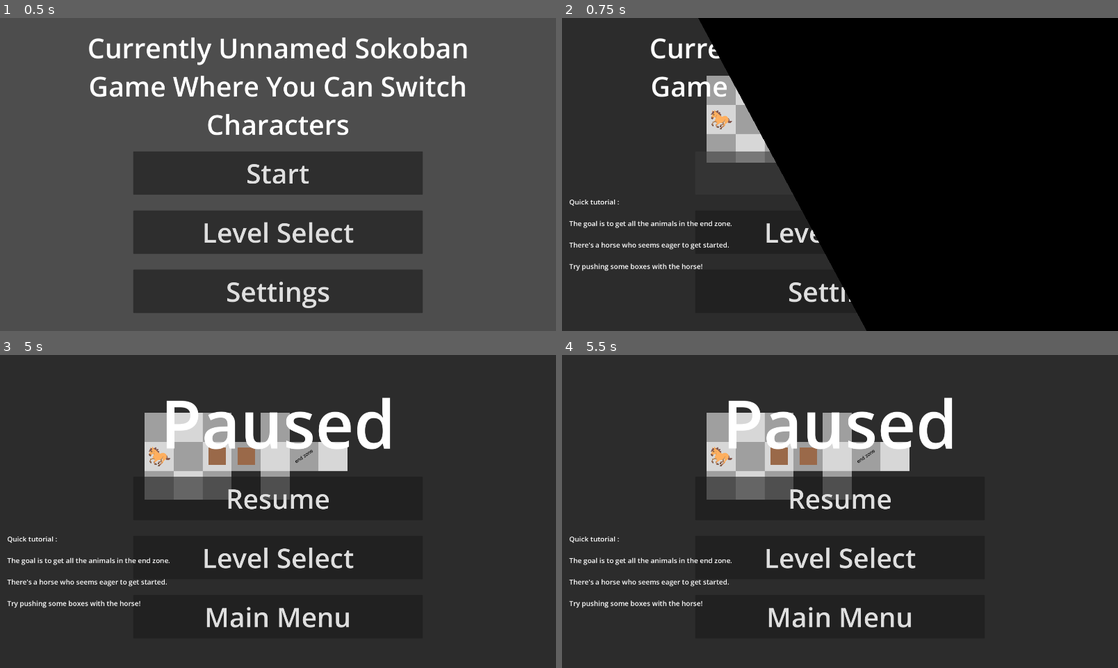
Above: before the commit, frames 1-4 (two rows, left to right).
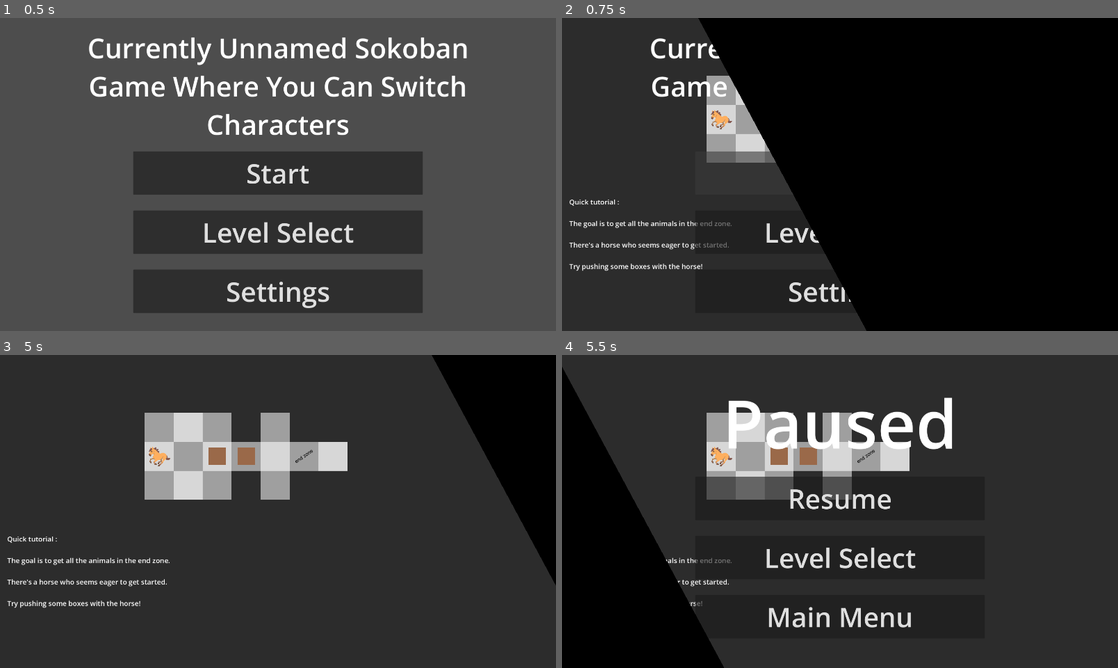
Above: after the commit, the same moments.

Repository: somestufz/GDS-Game-Jam-Repo
Game: Godot game, scene res://scenes/main/game.tscn
The game is run twice, just before and just after one commit, with the same random seed, the same clock (stepped at 60 frames per second) and the same inputs.
Inputs (mouse positions are in pixels of both pictures, inside the frame that each line leads up to):
- Up to frame 1 (0.5 s): no input
- Up to frame 2 (0.75 s): click "Start" at 0.5 s
- Up to frame 3 (5 s): tap Enter at 1.25 s; move the mouse to (400, 495) at 1.27 s; hold D (move_right) 1.28-2 s; tap Space (ability) at 1.35 s; click (400, 495) at 1.42 s; tap R (restart) every 0.75 s from 2 to 4.25 s; drag from (166, 527) to (305, 455) at 2.02 s; move the mouse to (333, 442) at 2.77 s; hold D (move_right) 2.78-3.5 s; tap Z (undo) at 2.85 s; drag from (250, 574) to (111, 464) at 3.52 s; move the mouse to (444, 558) at 4.27 s; hold A (move_left) from 4.28 s (still down); tap Shift (shift) at 4.35 s; tap Tab (pause) at 4.9 s
- Up to frame 4 (5.5 s): release A (move_left) at 5 s; drag from (673, 464) to (867, 455) at 5.02 s

Frame 1 is identical in both runs. In frame 2, less than 0.1% of the frame differs, in the area x 23-31%, y 64-74%; in frame 3, 14%; in frame 4, 14%, in the area x 0-31%, y 4-100%.

Commit message:
Put UI in a canvas layer
This makes the UI appear over all other elements!

Diff:
--- a/Main/Sokoban/scenes/UI/level_grid.gd
+++ b/Main/Sokoban/scenes/UI/level_grid.gd
@@ -1,6 +1,6 @@
 extends GridContainer
 
-@onready var level_manager: LevelManager = $"../../../../LevelManager"
+@onready var level_manager: LevelManager = $"../../../../../LevelManager"
 @onready var ui: Control = $"../../.."
 
 @export var level_container: PackedScene
@@ -16,5 +16,5 @@
 		id += 1
 
 func _on_level_selected(id):
-	ui.set_current_menu("Game")
+	ui.animate_to_menu("Game")
 	level_manager.load_to_level(id)
--- a/Main/Sokoban/scenes/UI/level_select.gd
+++ b/Main/Sokoban/scenes/UI/level_select.gd
@@ -1,7 +1,7 @@
 extends HBoxContainer
 
 @onready var ui: Control = $".."
-@onready var level_manager: LevelManager = $"../../LevelManager"
+@onready var level_manager: LevelManager = $"../../../LevelManager"
 
 func _on_back_pressed() -> void:
 	if level_manager.current_level_id == -1:
--- a/Main/Sokoban/scenes/UI/main_menu.gd
+++ b/Main/Sokoban/scenes/UI/main_menu.gd
@@ -1,7 +1,7 @@
 extends VBoxContainer
 
 @onready var ui: Control = $".."
-@onready var level_manager: LevelManager = $"../../LevelManager"
+@onready var level_manager: LevelManager = $"../../../LevelManager"
 
 func _on_level_select_pressed() -> void:
 	ui.animate_to_menu("LevelSelect")
--- a/Main/Sokoban/scenes/UI/pause.gd
+++ b/Main/Sokoban/scenes/UI/pause.gd
@@ -1,7 +1,7 @@
 extends VBoxContainer
 
 @onready var ui: Control = $".."
-@onready var level_manager: LevelManager = $"../../LevelManager"
+@onready var level_manager: LevelManager = $"../../../LevelManager"
 
 func _on_resume_pressed() -> void:
 	ui.animate_to_menu("Game")
--- a/Main/Sokoban/scenes/UI/ui_controller.gd
+++ b/Main/Sokoban/scenes/UI/ui_controller.gd
@@ -2,7 +2,7 @@
 
 var current_menu := "MainMenu"
 
-@onready var level_manager: LevelManager = $"../LevelManager"
+@onready var level_manager: LevelManager = $"../../LevelManager"
 @onready var transition: AnimationPlayer = $Transition
 
 func _ready() -> void:
@@ -29,6 +29,6 @@
 	if Input.is_action_just_pressed("pause"):
 		print(current_menu)
 		if current_menu == "Game":
-			set_current_menu("Pause")
+			animate_to_menu("Pause")
 		elif level_manager.current_level_id != -1:
-			set_current_menu("Game")
+			animate_to_menu("Game")
--- a/Main/Sokoban/scenes/main/game.tscn
+++ b/Main/Sokoban/scenes/main/game.tscn
@@ -11,4 +11,12 @@
 position = Vector2(-960, -540)
 level_names = Array[String](["res://scenes/main/levels/level_horse_1.tscn", "res://scenes/main/levels/level_horse_3.tsc …(573 unchanged characters)…
 
-[node name="UI" parent="." unique_id=1903237463 instance=ExtResource("2_ma5rq")]
+[node name="CanvasLayer" type="CanvasLayer" parent="." unique_id=1905310676]
+layer = 2
+follow_viewport_enabled = true
+
+[node name="UI" parent="CanvasLayer" unique_id=1903237463 instance=ExtResource("2_ma5rq")]
+offset_left = -960.0
+offset_top = -540.0
+offset_right = -960.0
+offset_bottom = -540.0
--- a/Main/Sokoban/scenes/main/level_manager.gd
+++ b/Main/Sokoban/scenes/main/level_manager.gd
@@ -4,7 +4,7 @@
 var current_level : Node2D
 var current_level_id : int = -1
 
-@onready var ui: Control = $"../UI"
+@onready var ui: Control = $"../CanvasLayer/UI"
 
 @export var level_names : Array[String] = [
 	"res://scenes/main/levels/level_horse_1.tscn",
--- a/Main/Sokoban/scenes/main/levels/level_horse_1.tscn
+++ b/Main/Sokoban/scenes/main/levels/level_horse_1.tscn
@@ -17,14 +17,14 @@
 [node name="EndZone" parent="Entities/Interactables" parent_id_path=PackedInt32Array(1227834798) index="0" unique_id=1655735542 instance=ExtResource("4_sdt4b")]
 position = Vector2(1050, 350)
 
-[node name="Horse" parent="Entities/Players" parent_id_path=PackedInt32Array(569333621) index="0" unique_id=540745152 instance=ExtResource("2_2pcnx")]
-position = Vector2(550, 350)
-
 [node name="Box" parent="Entities/Items" parent_id_path=PackedInt32Array(115791320) index="0" unique_id=745880308 instance=ExtResource("3_b07wc")]
 position = Vector2(750, 350)
 
 [node name="Box2" parent="Entities/Items" parent_id_path=PackedInt32Array(115791320) index="1" unique_id=884026375 instance=ExtResource("3_b07wc")]
 position = Vector2(850, 350)
+
+[node name="Horse" parent="Entities/Players" parent_id_path=PackedInt32Array(569333621) index="0" unique_id=540745152 instance=ExtResource("2_2pcnx")]
+position = Vector2(550, 350)
 
 [node name="TemporaryTutorial" type="CanvasLayer" parent="." index="4" unique_id=1833275454]
 script = ExtResource("5_7xh0j")
